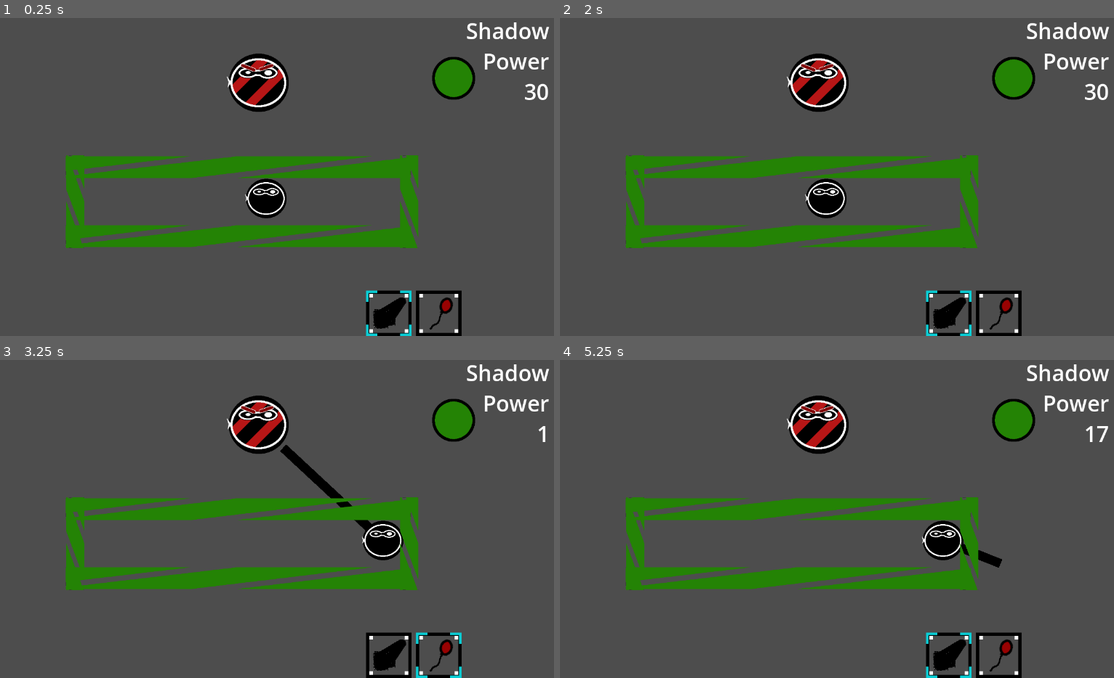
Above: before the commit, frames 1-4 (two rows, left to right).
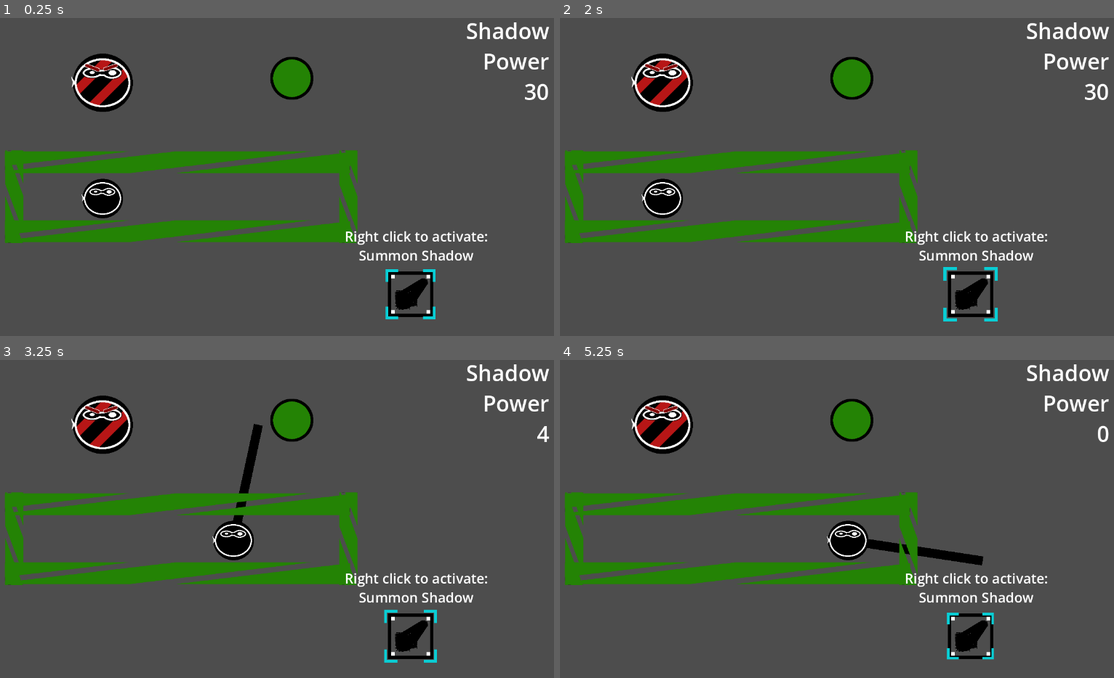
Above: after the commit, the same moments.

Repository: Goldenlion5648/LudumDare55
Game: Godot game, scene res://levels/level0.tscn
The game is run twice, just before and just after one commit, with the same random seed, the same clock (stepped at 60 frames per second) and the same inputs. Before the commit the project starts from res://levels/level2.tscn.
Inputs (mouse positions are in pixels of both pictures, inside the frame that each line leads up to; where the layout moved, square brackets give the same spot in the first picture):
- Up to frame 1 (0.25 s): no input
- Up to frame 2 (2 s): click (969, 294) [947, 313] at 0.5 s; click (997, 313) at 1.27 s
- Up to frame 3 (3.25 s): tap Enter (ui_accept) at 2, 2.27, 2.75, 3.02 s; move the mouse to (265, 541) at 2.02 s; hold Right (ui_right) from 2.03 s (still down); right-click (265, 541) at 2.1 s; tap 2 (select_balloon) at 2.3, 2.85 s; move the mouse to (260, 423) at 2.77 s; tap 3 (select_light) at 3.05 s
- Up to frame 4 (5.25 s): tap Enter (ui_accept) at 3.5, 4.25, 4.52, 5 s; move the mouse to (1041, 414) at 3.52 s; release Right (ui_right) at 3.53 s; hold Left (ui_left) 3.53-4.28 s; tap 3 (select_light) at 3.6 s; tap 1 (select_shadow) at 3.8, 4.35 s; move the mouse to (798, 579) at 4.27 s; hold Right (ui_right) from 4.28 s (still down); right-click (798, 579) at 4.55 s; move the mouse to (1003, 563) at 5.02 s; right-click (1003, 563) at 5.1 s

The runs differ from the first frame. In frame 1, 17% of the frame differs, in the area x 0-88%, y 11-100%; in frame 2, 17%; in frame 3, 18%, in the area x 0-100%, y 11-100%; in frame 4, 17%.

Commit message:
about to upload fixed starting level

Diff:
--- a/levels/level0.tscn
+++ b/levels/level0.tscn
@@ -17,20 +17,21 @@
 starting_shadow_power = 200
 
 [node name="win_button" parent="." node_paths=PackedStringArray("node_to_remove") instance=ExtResource("2_kd3ld")]
-position = Vector2(414, -208)
+position = Vector2(58, -208)
 node_to_remove = NodePath("../wall_holder")
 
 [node name="Camera2D" type="Camera2D" parent="."]
 
 [node name="player" parent="." instance=ExtResource("4_fiee0")]
 unique_name_in_owner = true
-position = Vector2(0, 57)
+position = Vector2(-360, 57)
 platform_wall_layers = 1
 script = ExtResource("5_siak4")
 
 [node name="captureableCharacter" parent="." instance=ExtResource("6_tfmjb")]
-position = Vector2(-17, -198)
+position = Vector2(-360, -198)
 
 [node name="wall_holder" parent="." instance=ExtResource("7_p3mkn")]
+position = Vector2(-356, 1.52588e-05)
 
 [node name="ui_holder" parent="." instance=ExtResource("7_33br0")]
--- a/levels/level2.tscn
+++ b/levels/level2.tscn
@@ -15,7 +15,7 @@
 script = ExtResource("1_2s12g")
 player = NodePath("../player")
 starting_shadow_power = 200
-balloons_allowed = 3
+balloons_allowed = 2
 
 [node name="win_button" parent="." node_paths=PackedStringArray("node_to_remove") instance=ExtResource("2_774sp")]
 position = Vector2(414, -208)
@@ -25,7 +25,7 @@
 
 [node name="player" parent="." instance=ExtResource("3_ij3bd")]
 unique_name_in_owner = true
-position = Vector2(0, 57)
+position = Vector2(-514, 246)
 platform_wall_layers = 1
 script = ExtResource("4_11o4a")
 
@@ -33,6 +33,7 @@
 position = Vector2(-17, -198)
 
 [node name="wall_holder" parent="." instance=ExtResource("6_lh6l7")]
-position = Vector2(-222, 11)
+position = Vector2(-517, 196)
+scale = Vector2(0.520001, 1)
 
 [node name="ui_holder" parent="." instance=ExtResource("7_y7sc3")]
--- a/objects/balloon.tscn
+++ b/objects/balloon.tscn
@@ -1,7 +1,7 @@
 [gd_scene load_steps=3 format=3 uid="uid://c5bigmtu6b6tp"]
 
 [ext_resource type="PackedScene" uid="uid://14vhou66c4ng" path="res://objects/capturable.tscn" id="1_a6vju"]
-[ext_resource type="Texture2D" uid="uid://d280rtbt2yl4r" path="res://textures/shade_icon.png" id="2_dwt3q"]
+[ext_resource type="Texture2D" uid="uid://btl47jppswy73" path="res://textures/balloon_only.png" id="2_rrbcf"]
 
 [node name="balloon" type="Node2D"]
 
@@ -13,4 +13,6 @@
 [node name="Sprite2D" type="Sprite2D" parent="."]
 position = Vector2(-17, -57.65)
 scale = Vector2(1.82, 1.767)
-texture = ExtResource("2_dwt3q")
+texture = ExtResource("2_rrbcf")
+
+[connection signal="mouse_exited" from="capturable" to="capturable" method="_on_mouse_exited"]
--- a/objects/capturable.gd
+++ b/objects/capturable.gd
@@ -5,15 +5,29 @@
 @export var walkable = true
 var is_captured = false
 
+var mouse_is_inside = false
+
 func _on_mouse_entered() -> void:
 	print("mouse entered")
+	mouse_is_inside = true
+
+func try_capture():
 	var temp_shadow_controller = (Globals.CURRENT_SHADOW_CONTROLLER)
 	if is_captured or (temp_shadow_controller == null) or \
-				not temp_shadow_controller.shadow_ability_active() or\
+				not temp_shadow_controller.should_show_shadow_to_mouse() or\
 				not temp_shadow_controller.allowed_to_capture():
+		print("got blocked")
 		return
 	is_captured = true
 	#Globals.captured_object_signal.emit(self.global_position)
 	Globals.captured_object_signal.emit((self as Node2D).get_parent())
 	#if walkable:
 		#print("captured walkable")
+func _on_mouse_exited() -> void:
+	mouse_is_inside = false
+	print("mouse exited")
+
+func _input(event: InputEvent) -> void:
+	if event is InputEventMouse and mouse_is_inside:
+		print("had mouse")
+		try_capture()
--- a/objects/captureable_character.gd
+++ b/objects/captureable_character.gd
@@ -3,3 +3,7 @@
 
 func _physics_process(delta: float) -> void:
 	move_and_slide()
+
+
+func _on_mouse_entered() -> void:
+	print("mouse entered character instead")
--- a/objects/captureable_character.tscn
+++ b/objects/captureable_character.tscn
@@ -19,3 +19,6 @@
 
 [node name="CollisionShape2D" type="CollisionShape2D" parent="."]
 shape = SubResource("CircleShape2D_ggtta")
+
+[connection signal="mouse_entered" from="." to="." method="_on_mouse_entered"]
+[connection signal="mouse_exited" from="capturable" to="capturable" method="_on_mouse_exited"]
--- a/objects/globals.gd
+++ b/objects/globals.gd
@@ -16,6 +16,8 @@
 
 var current_level = 0
 var CURRENT_SHADOW_CONTROLLER: ShadowController
+
+var selected_ability: SelectableAbilities
 
 var SHADOW_ICON: TextureButton
 var BALLOON_ICON: TextureButton
--- a/objects/hotbar_controller.gd
+++ b/objects/hotbar_controller.gd
@@ -27,3 +27,17 @@
 ## Called every frame. 'delta' is the elapsed time since the previous frame.
 #func _process(delta: float) -> void:
 	#pass
+
+
+func _on_shadow_icon_pressed() -> void:
+	Globals.selected_ability = Globals.SelectableAbilities.NormalShadow
+	Globals.selected_ability_changed.emit(Globals.SHADOW_ICON)
+
+
+func _on_balloon_icon_pressed() -> void:
+	Globals.selected_ability = Globals.SelectableAbilities.PlaceBalloon
+	Globals.selected_ability_changed.emit(Globals.BALLOON_ICON)
+
+func _on_light_icon_pressed() -> void:
+	Globals.selected_ability = Globals.SelectableAbilities.ThrowLight
+	Globals.selected_ability_changed.emit(Globals.LIGHT_ICON)
--- /dev/null
+++ b/objects/hotbar_label.gd
@@ -0,0 +1,21 @@
+extends RichTextLabel
+
+
+# Called when the node enters the scene tree for the first time.
+func _ready() -> void:
+	Globals.selected_ability_changed.connect(update_text)
+
+func update_text(_extra):
+	var ability_name = ""
+	if Globals.selected_ability == Globals.SelectableAbilities.NormalShadow:
+		ability_name = "Summon Shadow"
+	elif Globals.selected_ability == Globals.SelectableAbilities.PlaceBalloon:
+		ability_name = "Summon Shade"
+	else:
+		ability_name = "Summon Light"
+	self.text = "[center]Right click to activate:\n%s[/center]" % [ability_name]
+	print('updated text')
+
+# Called every frame. 'delta' is the elapsed time since the previous frame.
+func _process(delta: float) -> void:
+	pass
--- a/objects/hotbar_selector.gd
+++ b/objects/hotbar_selector.gd
@@ -1,9 +1,11 @@
 extends Sprite2D
 
+var is_scaling_out = true
 
 # Called when the node enters the scene tree for the first time.
 func _ready() -> void:
 	Globals.selected_ability_changed.connect(change_parent)
+	scale_in_out()
 
 
 func change_parent(new_parent_button):
@@ -11,7 +13,22 @@
 	self.position = Vector2.ZERO + Vector2(50, 50)
 
 func scale_in_out():
-	pass
+	var change_amount = 0.003
+	while true:
+		if is_scaling_out:
+			if self.scale.x < .6:
+				self.scale.x += change_amount
+				self.scale.y += change_amount
+			else:
+				is_scaling_out = false
+		else:
+			if self.scale.x > .48:
+				self.scale.x -= change_amount
+				self.scale.y -= change_amount
+			else:
+				is_scaling_out = true
+		await get_tree().create_timer(0.01).timeout
+
 
 # Called every frame. 'delta' is the elapsed time since the previous frame.
 func _process(delta: float) -> void:
--- a/objects/shadow_controller.gd
+++ b/objects/shadow_controller.gd
@@ -9,16 +9,16 @@
 @export var balloons_allowed = 0
 @export var lights_allowed = 0
 
+var balloons_used = 0
+var lights_used = 0
+
 
 const balloon_default_instance = preload("res://objects/balloon.tscn")
 
 var current_shadow_power = 0
 
-var should_draw_shadow = false
+var has_active_shadow = false
 var _debug = false
-
-
-var selected_ability = Globals.SelectableAbilities.NormalShadow
 
 # Called when the node enters the scene tree for the first time.
 func _ready() -> void:
@@ -29,6 +29,8 @@
 	Globals.captured_object_signal.connect(add_captured_object)
 	# await get_tree().create_timer(0.2).timeout
 	Globals.icons_setup.connect(hide_unavailable_icons)
+
+
 	#Globals.captured_walkable_signal.connect(add_captured_walkable)
 
 func get_total_shadow_worth_of_captured_points():
@@ -47,7 +49,7 @@
 		Globals.BALLOON_ICON.hide()
 	if lights_allowed == 0 and Globals.LIGHT_ICON != null:
 		Globals.LIGHT_ICON.hide()
-
+	Globals.selected_ability_changed.emit(Globals.SHADOW_ICON)
 
 #func add_captured_point(new_point):
 	#points_to_go_through.append(new_point)
@@ -66,21 +68,24 @@
 	player.get_node("capturable").is_captured = true
 	queue_redraw()
 
-func shadow_ability_active():
-	return selected_ability == Globals.SelectableAbilities.NormalShadow and should_draw_shadow
+func should_show_shadow_to_mouse():
+	return Globals.selected_ability == Globals.SelectableAbilities.NormalShadow and has_active_shadow
 
 func allowed_to_capture():
-	return calculate_remaining_shadow_power() > 0
+	return calculate_remaining_shadow_power() >= 0
 
 func place_balloon():
+	if balloons_used >= balloons_allowed:
+		return
+	balloons_used += 1
 	var new_instance = balloon_default_instance.instantiate()
 	new_instance.global_position = get_global_mouse_position()
 	add_child(new_instance)
 
 func activate_selected_ability():
-	match selected_ability:
+	match Globals.selected_ability:
 		Globals.SelectableAbilities.NormalShadow:
-			should_draw_shadow = not should_draw_shadow
+			has_active_shadow = not has_active_shadow
 		Globals.SelectableAbilities.PlaceBalloon:
 			place_balloon()
 		Globals.SelectableAbilities.ThrowLight:
@@ -96,13 +101,14 @@
 		setup_captured_objects()
 
 	if Input.is_action_just_pressed("select_shadow"):
-		selected_ability = Globals.SelectableAbilities.NormalShadow
+		Globals.selected_ability = Globals.SelectableAbilities.NormalShadow
 		Globals.selected_ability_changed.emit(Globals.SHADOW_ICON)
 	if Input.is_action_just_pressed("select_balloon") and balloons_allowed > 0:
-		selected_ability = Globals.SelectableAbilities.PlaceBalloon
+
+		Globals.selected_ability = Globals.SelectableAbilities.PlaceBalloon
 		Globals.selected_ability_changed.emit(Globals.BALLOON_ICON)
 	if Input.is_action_just_pressed("select_light") and lights_allowed > 0:
-		selected_ability = Globals.SelectableAbilities.ThrowLight
+		Globals.selected_ability = Globals.SelectableAbilities.ThrowLight
 		Globals.selected_ability_changed.emit(Globals.LIGHT_ICON)
 
 	if Input.is_action_just_pressed("activate_selected_ability"):
@@ -143,13 +149,12 @@
 
 func get_shadow_positions():
 	var ret = get_objects_as_points()
-	if not should_draw_shadow:
+	if not should_show_shadow_to_mouse():
 		return ret
-	var mouse_to_last_point : Vector2 = get_global_mouse_position() - (ret[-1])
-	var distance_vector: Vector2 = get_global_mouse_position() - (ret[-1])
+	var distance_vector: Vector2 = get_global_mouse_position() - ret[-1]
 	var total_len = get_total_shadow_length(ret)
 	#prints("total_len", total_len)
-	var remaining = get_allotted_shadow_power() - total_len
+	var remaining = max(0, get_allotted_shadow_power() - total_len)
 	#prints("remaining", remaining)
 	distance_vector = distance_vector.limit_length((remaining))
 	ret.append(ret[-1] + distance_vector)
--- a/objects/ui_holder.tscn
+++ b/objects/ui_holder.tscn
@@ -1,7 +1,8 @@
-[gd_scene load_steps=8 format=3 uid="uid://cxtcvyjqensai"]
+[gd_scene load_steps=9 format=3 uid="uid://cxtcvyjqensai"]
 
 [ext_resource type="Script" path="res://objects/shadowPowerLabel.gd" id="1_dy5iy"]
 [ext_resource type="Script" path="res://objects/hotbar_controller.gd" id="2_1vfup"]
+[ext_resource type="Script" path="res://objects/hotbar_label.gd" id="2_i3ga4"]
 [ext_resource type="Texture2D" uid="uid://b4trviivabidl" path="res://textures/shadow_icon.png" id="2_r81cq"]
 [ext_resource type="Texture2D" uid="uid://bxh4hx8gup5e4" path="res://textures/selection_indicator.png" id="3_g2cvo"]
 [ext_resource type="Script" path="res://objects/hotbar_selector.gd" id="4_jun13"]
@@ -43,16 +44,39 @@
 fit_content = true
 script = ExtResource("1_dy5iy")
 
-[node name="hotbarHbox" type="HBoxContainer" parent="." node_paths=PackedStringArray("shadow_icon", "balloons_icon", "lights_icon")]
-custom_minimum_size = Vector2(360, 0)
+[node name="hotbar_label" type="RichTextLabel" parent="."]
+custom_minimum_size = Vector2(450, 100)
 layout_mode = 1
 anchors_preset = 3
 anchor_left = 1.0
 anchor_top = 1.0
 anchor_right = 1.0
 anchor_bottom = 1.0
-offset_left = -420.0
-offset_top = -100.0
+offset_left = -534.0
+offset_top = -181.0
+offset_right = -84.0
+offset_bottom = -141.0
+grow_horizontal = 0
+grow_vertical = 0
+theme_override_font_sizes/normal_font_size = 30
+bbcode_enabled = true
+text = "[center]Right click to activate:
+Shadow Summon[/center]
+"
+script = ExtResource("2_i3ga4")
+
+[node name="hotbarHbox" type="HBoxContainer" parent="." node_paths=PackedStringArray("shadow_icon", "balloons_icon", "lights_icon")]
+custom_minimum_size = Vector2(320, 0)
+layout_mode = 1
+anchors_preset = 3
+anchor_left = 1.0
+anchor_top = 1.0
+anchor_right = 1.0
+anchor_bottom = 1.0
+offset_left = -372.0
+offset_top = -142.0
+offset_right = -52.0
+offset_bottom = -42.0
 grow_horizontal = 0
 grow_vertical = 0
 theme_override_constants/separation = 10
@@ -78,3 +102,7 @@
 [node name="light_icon" type="TextureButton" parent="hotbarHbox"]
 layout_mode = 2
 texture_normal = ExtResource("6_66cn8")
+
+[connection signal="pressed" from="hotbarHbox/shadow_icon" to="hotbarHbox" method="_on_shadow_icon_pressed"]
+[connection signal="pressed" from="hotbarHbox/balloon_icon" to="hotbarHbox" method="_on_balloon_icon_pressed"]
+[connection signal="pressed" from="hotbarHbox/light_icon" to="hotbarHbox" method="_on_light_icon_pressed"]
--- a/project.godot
+++ b/project.godot
@@ -11,7 +11,7 @@
 [application]
 
 config/name="LudumDare55"
-run/main_scene="res://levels/level2.tscn"
+run/main_scene="res://levels/level0.tscn"
 config/features=PackedStringArray("4.2", "GL Compatibility")
 config/icon="res://icon.svg"
 
